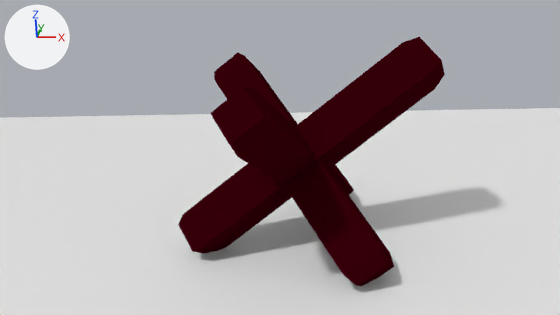
The Blender file orig/war_fence/war_fence_metal.blend, before and after one commit.
Rendered twice from the file's camera 'Camera'. Every picture has the same lights, and +X, +Y and +Z are marked at upper left.

Script lines for the objects in view, before the commit:
```python
me_cube = bpy.data.meshes.new('Cube')
me_cube.from_pydata(...)  # 60 vertices, 58 faces; spans x -6.56..8.03, y -6.73..6.85, z -6.63..6.56
me_cube.materials.append(mat_material)  # dark red #360008
me_plane = bpy.data.meshes.new('Plane')
me_plane.from_pydata([(1.0, 1.0, 0.0), (1.0, -1.0, 0.0), (-1.0, -1.0, 0.0), (-1.0, 1.0, 0.0)], [], [(0, 3, 2, 1)])
ob_cube = bpy.data.objects.new('Cube', me_cube)
ob_cube.location = (0.0, 0.0, 4.25)
ob_cube.rotation_euler = (-0.802, -0.592, 0.284)  # degrees (-46, -34, 16)
ob_plane = bpy.data.objects.new('Plane', me_plane)
ob_plane.location = (0.22, -1.41, -0.04)
ob_plane.scale = (38.0, 22.9, 22.9)
```
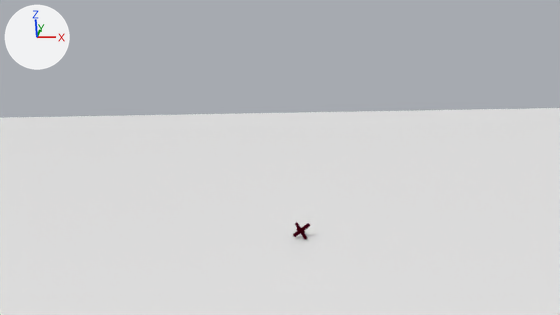
What differs and where, as boxes [x1, y1, x2, y2] in the pictures (560 x 315 px):
'Cube', moved, rescaled (93% narrower, 93% shorter): before [178, 37, 445, 286]; after [293, 222, 310, 239]

The change, as a diff of the scene's bpy script:
```diff
--- a/orig/war_fence/war_fence_metal.blend.py
+++ b/orig/war_fence/war_fence_metal.blend.py
@@ ob_cube @@
 ob_cube = bpy.data.objects.new('Cube', me_cube)
-ob_cube.location = (0.0, 0.0, 4.25)
+ob_cube.location = (0.0, 0.0, 0.37)
 ob_cube.rotation_euler = (-0.802, -0.592, 0.284)  # degrees (-46, -34, 16)
+ob_cube.scale = (0.0685, 0.0737, 0.0758)
```
